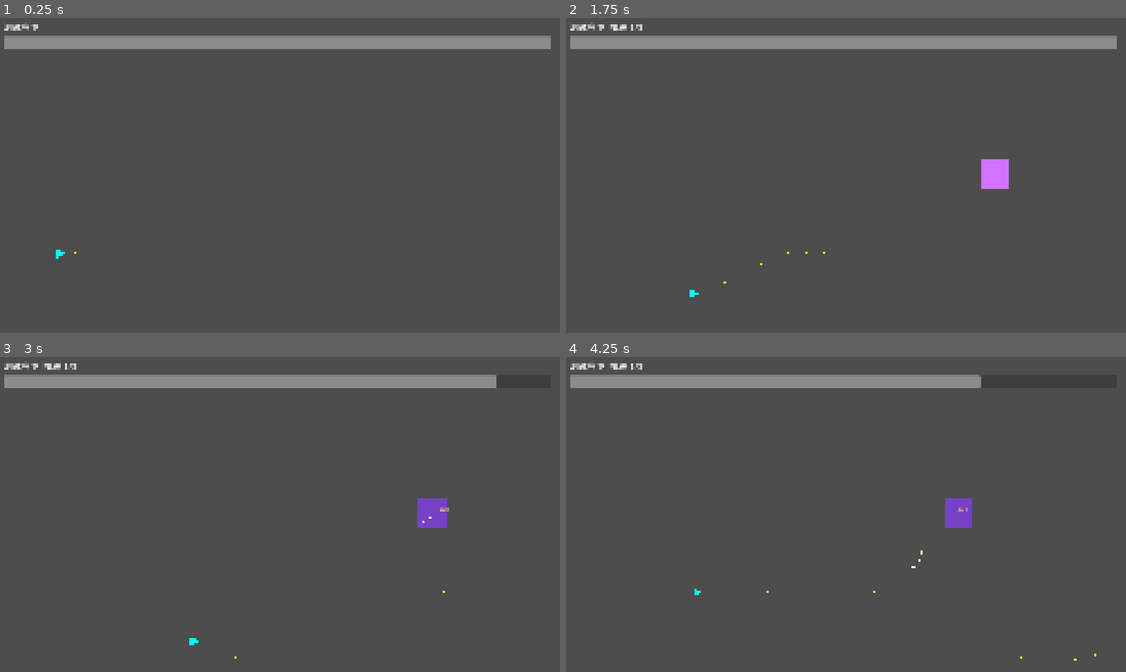
Above: before the commit, frames 1-4 (two rows, left to right).
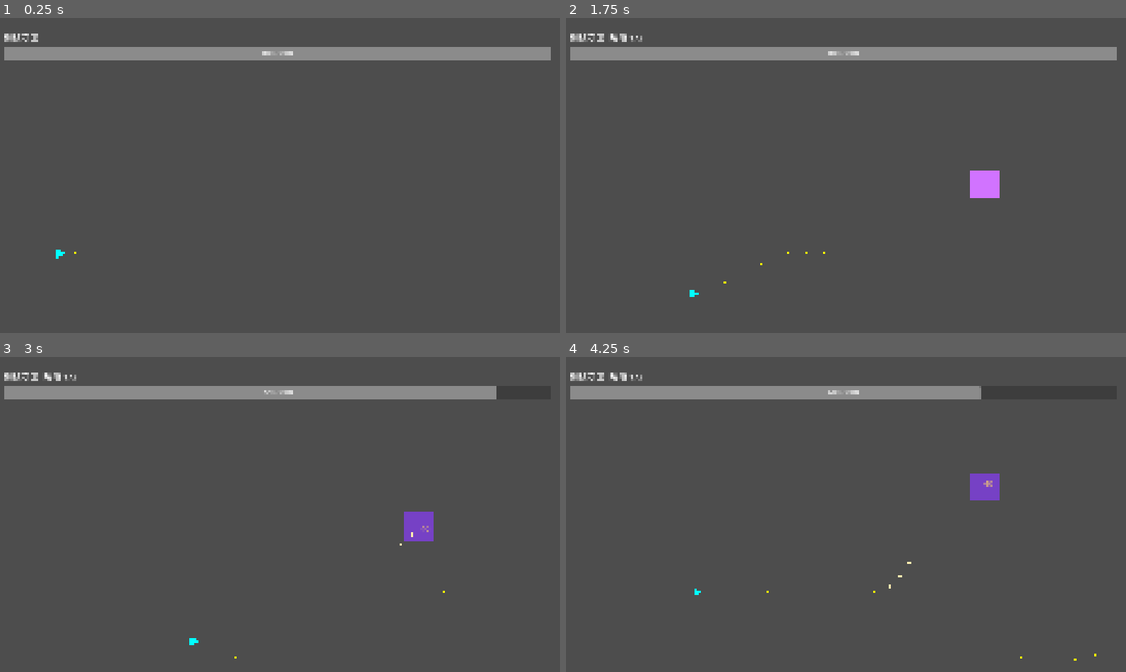
Above: after the commit, the same moments.

Repository: lzh9715/Vertical_Shooter
Game: Godot game, scene res://debug/BossTest.tscn
Two runs of this game, one before a commit and one after it. Both use one fixed random seed, a clock stepped at 60 frames per second and the inputs below. This scene is started directly instead of the project's main scene.
Inputs (mouse positions are in pixels of both pictures, inside the frame that each line leads up to):
- Up to frame 1 (0.25 s): no input
- Up to frame 2 (1.75 s): move the mouse to (969, 159) at 0.52 s; hold D (move_right) 0.53-1.28 s; move the mouse to (728, 191) at 1.27 s; hold S (move_down) from 1.28 s (still down)
- Up to frame 3 (3 s): move the mouse to (336, 442) at 2.02 s; release S (move_down) at 2.03 s; hold D (move_right) 2.03-2.78 s; move the mouse to (252, 577) at 2.77 s; hold W (move_up) from 2.78 s (still down)
- Up to frame 4 (4.25 s): move the mouse to (1014, 561) at 3.52 s; release W (move_up) at 3.53 s; hold A (move_left) from 3.53 s (still down)

The runs differ from the first frame. In frame 1, 7.1% of the frame differs, in the area x 0-99%, y 2-14%; in frame 2, 7.7%, in the area x 0-99%, y 2-58%; in frame 3, 7.2%; in frame 4, 6.4%.

Commit message:
fix: Boss 纵向移动、子弹回收与 HUD/血条布局
- Boss 落位后改为上下移动
- 玩家子弹离开视野 0.5 秒后回收，硬寿命 5 秒
- 金币移到左下、分数移到右下、HP 放在金币上方
- Boss 血条下移，中间显示当前/最大血量，名字显示在血条上方

Diff:
--- a/bullet.gd
+++ b/bullet.gd
@@ -11,6 +11,15 @@
 @export var explosion_radius := 80.0
 @export var explosion_damage := 2
 
+## 离开视野后的宽限时间（追踪弹可以在这段时间内折返）
+@export var offscreen_grace := 0.5
+## 硬寿命，防止追踪弹长期绕场
+@export var max_lifetime := 5.0
+@export var view_margin := 120.0
+
+var _lifetime := 0.0
+var _offscreen_time := 0.0
+
 var pierced_enemies := [] # 记录已经打过的敌人，防止同一只怪被重复扣血
 
 func _ready():
@@ -18,6 +27,11 @@
 	area_entered.connect(_on_area_entered)
 
 func _physics_process(delta):
+	_lifetime += delta
+	if _lifetime >= max_lifetime:
+		queue_free()
+		return
+
 	if is_homing:
 		var target = _find_nearest_enemy()
 		if target:
@@ -29,6 +43,29 @@
 
 	var bounds := Rect2(Vector2.ZERO, ScreenUtil.world_size()).grow(300.0)
 	if not bounds.has_point(global_position):
+		queue_free()
+		return
+
+	_update_view_lifetime(delta)
+
+func _update_view_lifetime(delta: float) -> void:
+	var camera := get_viewport().get_camera_2d()
+	var inside := false
+
+	if camera != null:
+		var size := get_viewport().get_visible_rect().size
+		var center := camera.get_screen_center_position()
+		var view_rect := Rect2(center - size * 0.5, size).grow(view_margin)
+		inside = view_rect.has_point(global_position)
+	else:
+		inside = Rect2(Vector2.ZERO, ScreenUtil.world_size()).grow(view_margin).has_point(global_position)
+
+	if inside:
+		_offscreen_time = 0.0
+		return
+
+	_offscreen_time += delta
+	if _offscreen_time >= offscreen_grace:
 		queue_free()
 
 func _on_area_entered(area):
--- a/main.gd
+++ b/main.gd
@@ -74,8 +74,8 @@
 	GameFlow.finish_node()
 
 func _refresh_hud() -> void:
-	score_label.text = "Score: %d" % GameFlow.score
-	gold_label.text = "金币: %d" % GameFlow.gold
+	score_label.text = "分数：%d" % GameFlow.score
+	gold_label.text = "金币：%d" % GameFlow.gold
 
 func _on_enemy_died(score_gain: int, gold_gain: int) -> void:
 	var reward := GameFlow.current_reward as RewardBattle
--- a/scenes/battle/Battle.tscn
+++ b/scenes/battle/Battle.tscn
@@ -29,26 +29,27 @@
 [node name="CanvasLayer" type="CanvasLayer" parent="." unique_id=968548100]
 
 [node name="Label" type="Label" parent="CanvasLayer" unique_id=209205065]
-offset_left = 40.0
-offset_top = 30.0
-offset_right = 640.0
-offset_bottom = 90.0
+offset_left = 1800.0
+offset_top = 1320.0
+offset_right = 2520.0
+offset_bottom = 1380.0
 theme_override_font_sizes/font_size = 48
-text = "得分：0"
+text = "分数：0"
+horizontal_alignment = 2
 
 [node name="GoldLabel" type="Label" parent="CanvasLayer" unique_id=481701930]
 offset_left = 40.0
-offset_top = 110.0
+offset_top = 1320.0
 offset_right = 640.0
-offset_bottom = 170.0
+offset_bottom = 1380.0
 theme_override_font_sizes/font_size = 48
 text = "金币：0"
 
 [node name="HpLabel" type="Label" parent="CanvasLayer" unique_id=452583444]
 offset_left = 40.0
-offset_top = 1320.0
+offset_top = 1240.0
 offset_right = 700.0
-offset_bottom = 1380.0
+offset_bottom = 1300.0
 theme_override_font_sizes/font_size = 48
 text = "HP: 3/3"
 
--- a/scenes/ui/BossHealthBar.tscn
+++ b/scenes/ui/BossHealthBar.tscn
@@ -7,16 +7,27 @@
 
 [node name="NameLabel" type="Label" parent="." unique_id=1553365285]
 offset_left = 40.0
-offset_top = 24.0
-offset_right = 600.0
-offset_bottom = 84.0
+offset_top = 70.0
+offset_right = 1200.0
+offset_bottom = 130.0
 theme_override_font_sizes/font_size = 40
 text = "boss"
 
 [node name="Bar" type="ProgressBar" parent="." unique_id=909213152]
 offset_left = 40.0
-offset_top = 96.0
+offset_top = 145.0
 offset_right = 2520.0
-offset_bottom = 152.0
+offset_bottom = 205.0
 value = 100.0
 show_percentage = false
+
+[node name="HpLabel" type="Label" parent="." unique_id=909213153]
+offset_left = 40.0
+offset_top = 145.0
+offset_right = 2520.0
+offset_bottom = 205.0
+theme_override_font_sizes/font_size = 32
+text = "100 / 100"
+horizontal_alignment = 1
+vertical_alignment = 1
+mouse_filter = 2
--- a/scripts/boss/BaseBoss.gd
+++ b/scripts/boss/BaseBoss.gd
@@ -139,7 +139,9 @@
 	_drift_t += delta
 	var off := Vector2.ZERO
 	if phases[phase_index].movement != null:
-		off = phases[phase_index].movement.offset_at(_drift_t) * ScreenUtil.scale_factor()
+		var raw := phases[phase_index].movement.offset_at(_drift_t)
+		# 横版：Boss 落位后只做上下移动，把横向幅度映射到 y 轴
+		off = Vector2(0.0, raw.x + raw.y) * ScreenUtil.scale_factor()
 
 	global_position = _hover + off
 
--- a/scripts/ui/BossHealthBar.gd
+++ b/scripts/ui/BossHealthBar.gd
@@ -2,6 +2,7 @@
 
 @onready var bar: ProgressBar = $Bar
 @onready var name_label: Label = $NameLabel
+@onready var hp_label: Label = $HpLabel
 
 var _base_title := "Boss"
 
@@ -10,6 +11,7 @@
 	name_label.text = _base_title
 	bar.max_value = boss.max_hp
 	bar.value = boss.hp
+	hp_label.text = "%d / %d" % [boss.hp, boss.max_hp]
 
 	boss.hp_changed.connect(_on_hp_changed)
 	boss.phase_changed.connect(_on_phase_changed)
@@ -17,6 +19,7 @@
 func _on_hp_changed(current: int, max_hp: int) -> void:
 	bar.max_value = max_hp
 	bar.value = current
+	hp_label.text = "%d / %d" % [current, max_hp]
 
 func _on_phase_changed(index: int, total: int) -> void:
 	name_label.text = "%s  阶段 %d/%d" % [_base_title, index + 1, total]
